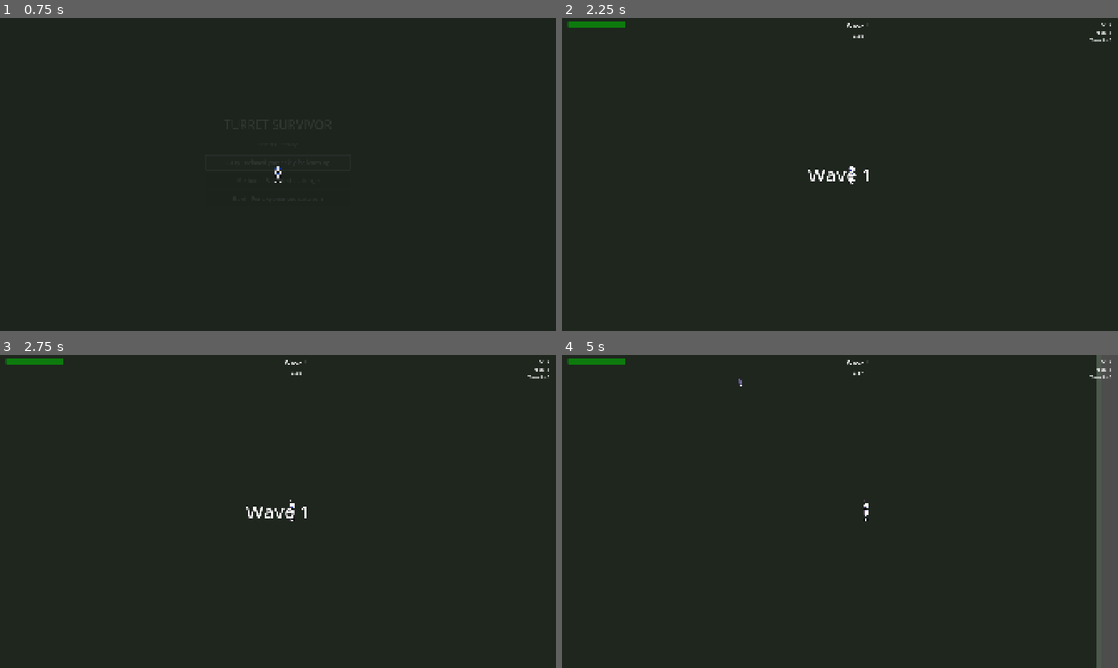
Above: before the commit, frames 1-4 (two rows, left to right).
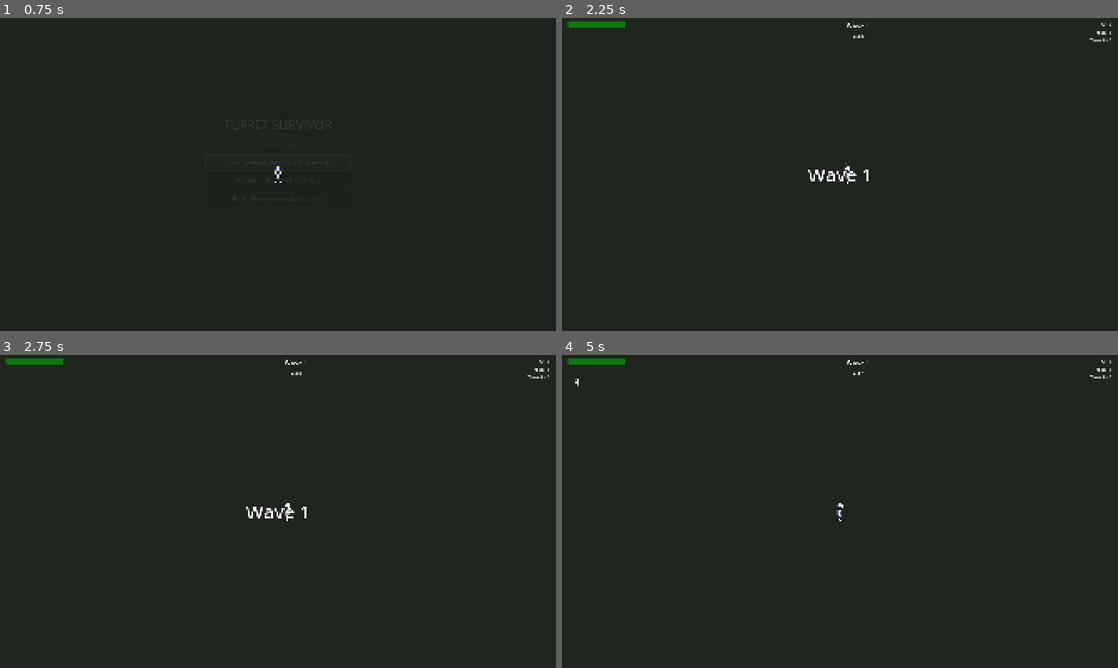
Above: after the commit, the same moments.

Repository: arebolledo2/turret-game
Game: Godot game, scene res://scenes/main.tscn
Two runs of this game, one before a commit and one after it. Both use one fixed random seed, a clock stepped at 60 frames per second and the inputs below.
Inputs (mouse positions are in pixels of both pictures, inside the frame that each line leads up to):
- Up to frame 1 (0.75 s): click "Easy - Relaxed gameplay for l…" at 0.5 s
- Up to frame 2 (2.25 s): click "Continue to Wave" at 1.25 s; tap Enter at 2 s; move the mouse to (962, 158) at 2.02 s; hold D (move_right) from 2.03 s (still down); tap F (pickup_turret) at 2.1 s; click (962, 158) at 2.17 s
- Up to frame 3 (2.75 s): keep holding D (move_right)
- Up to frame 4 (5 s): release D (move_right) at 2.75 s; tap Space at 2.75 s; drag from (728, 527) to (812, 574) at 2.77 s; tap Enter at 3.5 s; move the mouse to (895, 442) at 3.52 s; hold D (move_right) 3.53-4.25 s; hold Shift 3.53-4.25 s; drag from (812, 574) to (673, 464) at 4.27 s

Frame 1 is identical in both runs. In frame 2, less than 0.1% of the frame differs, in the area x 50-53%, y 46-54%; in frame 3, less than 0.1%; in frame 4, 4.0%, in the area x 2-100%, y 0-100%.

Commit message:
⚖️ Balance tweaks + fix spawn system + update tests for shop flow

Diff:
--- a/scripts/autoload/globals.gd
+++ b/scripts/autoload/globals.gd
@@ -85,7 +85,7 @@
 		"sprite_folder": "res://assets/sprites/enemy_tiny",
 		"base_stats": {
 			"health": 15.0,
-			"speed": 180.0,
+			"speed": 120.0,
 			"contact_damage": 15.0,
 			"xp_value": 5,
 			"scale": 1.0,
@@ -102,7 +102,7 @@
 		"sprite_folder": "res://assets/sprites/enemy_tiny",  # TODO: Replace with 64px sprites
 		"base_stats": {
 			"health": 30.0,
-			"speed": 150.0,
+			"speed": 100.0,
 			"contact_damage": 33.0,
 			"xp_value": 10,
 			"scale": 1.5,  # Scale up the tiny sprite for now
@@ -119,7 +119,7 @@
 		"color_tint": Color(0.6, 0.9, 1.0),  # Light blue tint
 		"base_stats": {
 			"health": 15.0,
-			"speed": 250.0,
+			"speed": 170.0,
 			"contact_damage": 20.0,
 			"xp_value": 8,
 			"scale": 1.2,
@@ -136,7 +136,7 @@
 		"color_tint": Color(0.8, 0.5, 0.3),  # Brown/rust tint
 		"base_stats": {
 			"health": 120.0,
-			"speed": 80.0,
+			"speed": 55.0,
 			"contact_damage": 50.0,
 			"xp_value": 25,
 			"scale": 2.0,  # Much bigger
@@ -153,7 +153,7 @@
 		"color_tint": Color(1.0, 0.4, 0.2),  # Orange/red tint
 		"base_stats": {
 			"health": 20.0,
-			"speed": 180.0,
+			"speed": 120.0,
 			"contact_damage": 25.0,
 			"xp_value": 15,
 			"scale": 1.3,
@@ -172,7 +172,7 @@
 		"color_tint": Color(0.7, 1.0, 0.7),  # Light green tint
 		"base_stats": {
 			"health": 8.0,
-			"speed": 200.0,
+			"speed": 135.0,
 			"contact_damage": 10.0,
 			"xp_value": 3,
 			"scale": 0.5,
@@ -204,7 +204,7 @@
 		"base_stats": {
 			"damage": 15.0,
 			"fire_rate": 2.0,
-			"range": 400.0,
+			"range": 250.0,
 			"rotation_speed": 300.0,
 			"projectile_speed": 700.0,
 			"pierce": 0,
@@ -220,7 +220,7 @@
 		"base_stats": {
 			"damage": 45.0,
 			"fire_rate": 0.5,
-			"range": 800.0,
+			"range": 500.0,
 			"rotation_speed": 120.0,
 		}
 	},
@@ -233,7 +233,7 @@
 		"base_stats": {
 			"damage": 8.0,
 			"fire_rate": 2.5,
-			"range": 350.0,
+			"range": 220.0,
 			"rotation_speed": 300.0,
 			"projectile_speed": 600.0,
 			"pierce": 99,  # Effectively infinite - passes through enemies
@@ -252,7 +252,7 @@
 		"base_stats": {
 			"damage": 20.0,
 			"fire_rate": 1.0,
-			"range": 450.0,
+			"range": 280.0,
 			"rotation_speed": 280.0,
 			"projectile_speed": 550.0,
 			"pierce": 0,  # Explodes on first enemy
@@ -268,7 +268,7 @@
 		"base_stats": {
 			"damage": 12.0,
 			"fire_rate": 1.5,  # Pulse interval
-			"range": 200.0,  # Pulse radius
+			"range": 150.0,  # Pulse radius
 			"rotation_speed": 0.0,  # Doesn't rotate
 		}
 	},
@@ -281,10 +281,10 @@
 		"base_stats": {
 			"damage": 18.0,
 			"fire_rate": 1.2,
-			"range": 350.0,
+			"range": 220.0,
 			"rotation_speed": 200.0,
 			"chain_count": 3,
-			"chain_range": 150.0,
+			"chain_range": 120.0,
 			"chain_decay": 0.7,
 		}
 	},
@@ -540,13 +540,13 @@
 # =============================================================================
 # GAME CONSTANTS (Base values - modified by difficulty)
 # =============================================================================
-const ARENA_WIDTH: int = 1920
-const ARENA_HEIGHT: int = 1080
+const ARENA_WIDTH: int = 1400
+const ARENA_HEIGHT: int = 900
 const MAX_WAVES: int = 10
 
 # Player Constants
 const PLAYER_BASE_MAX_HEALTH: float = 100.0
-const PLAYER_SPEED: float = 300.0
+const PLAYER_SPEED: float = 200.0
 const PLAYER_PICKUP_RADIUS: float = 50.0
 const PLAYER_INVINCIBILITY_TIME: float = 0.5
 const PLAYER_WEAPON_DAMAGE: float = 5.0
@@ -579,7 +579,7 @@
 
 # Enemy Base Constants (Wave 1)
 const ENEMY_BASE_HEALTH: float = 30.0
-const ENEMY_BASE_SPEED: float = 150.0
+const ENEMY_BASE_SPEED: float = 100.0
 const ENEMY_BASE_CONTACT_DAMAGE: float = 33.0
 
 # Computed enemy scaling factors
--- a/scripts/enemy_spawner.gd
+++ b/scripts/enemy_spawner.gd
@@ -6,8 +6,11 @@
 var spawn_zones: Array[Rect2] = []
 var spawn_timer: Timer
 var enemies_to_spawn: int = 0
+var enemies_spawned: int = 0
 var current_wave: int = 0
 var is_spawning: bool = false
+var wave_duration: float = 0.0
+var wave_elapsed: float = 0.0
 
 # Enemy type spawning stats
 var enemies_spawned_by_type: Dictionary = {}  # Track spawns per type
@@ -25,43 +28,44 @@
 func setup_spawn_zones() -> void:
 	var half_width := Globals.ARENA_WIDTH / 2.0
 	var half_height := Globals.ARENA_HEIGHT / 2.0
-	var zone_width := 200.0
-	var zone_depth := 50.0
-	var offset := 30.0  # Spawn slightly outside arena
+	var zone_depth := 80.0  # How far from edge enemies can spawn
+	var inset := 20.0  # Small inset from the very edge
 
-	# Top edge (centered)
+	# Top edge (full width, spawn inside arena near top)
 	spawn_zones.append(Rect2(
-		-zone_width / 2, -half_height - offset - zone_depth,
-		zone_width, zone_depth
+		-half_width + inset, -half_height + inset,
+		Globals.ARENA_WIDTH - (inset * 2), zone_depth
 	))
 
-	# Bottom edge (centered)
+	# Bottom edge (full width, spawn inside arena near bottom)
 	spawn_zones.append(Rect2(
-		-zone_width / 2, half_height + offset,
-		zone_width, zone_depth
+		-half_width + inset, half_height - inset - zone_depth,
+		Globals.ARENA_WIDTH - (inset * 2), zone_depth
 	))
 
-	# Left edge (centered)
+	# Left edge (full height, spawn inside arena near left)
 	spawn_zones.append(Rect2(
-		-half_width - offset - zone_depth, -zone_width / 2,
-		zone_depth, zone_width
+		-half_width + inset, -half_height + inset,
+		zone_depth, Globals.ARENA_HEIGHT - (inset * 2)
 	))
 
-	# Right edge (centered)
+	# Right edge (full height, spawn inside arena near right)
 	spawn_zones.append(Rect2(
-		half_width + offset, -zone_width / 2,
-		zone_depth, zone_width
+		half_width - inset - zone_depth, -half_height + inset,
+		zone_depth, Globals.ARENA_HEIGHT - (inset * 2)
 	))
 
 func start_spawning(wave: int) -> void:
 	current_wave = wave
 	enemies_to_spawn = Globals.get_wave_enemy_count(wave)
+	enemies_spawned = 0
+	wave_duration = Globals.get_wave_duration(wave)
+	wave_elapsed = 0.0
 	enemies_spawned_by_type.clear()
 	is_spawning = true
 
-	# Calculate spawn interval
-	var spawn_interval := Globals.get_spawn_interval(wave)
-	spawn_timer.wait_time = spawn_interval
+	# Start with initial spawn interval (will dynamically adjust)
+	_update_spawn_interval()
 	spawn_timer.start()
 
 	# Spawn first enemy immediately
@@ -71,17 +75,56 @@
 	is_spawning = false
 	spawn_timer.stop()
 	enemies_to_spawn = 0
+	wave_elapsed = 0.0
+
+func _process(delta: float) -> void:
+	if is_spawning:
+		wave_elapsed += delta
+		# Dynamically update spawn interval as wave progresses
+		_update_spawn_interval()
+
+func _update_spawn_interval() -> void:
+	if wave_duration <= 0:
+		return
+
+	var remaining_enemies: int = enemies_to_spawn - enemies_spawned
+	if remaining_enemies <= 0:
+		return
+
+	# Progress from 0 to 1 throughout the wave
+	var progress := clampf(wave_elapsed / wave_duration, 0.0, 1.0)
+
+	# Ramping spawn rate: starts slow, ends fast
+	# At progress 0: spawn at 0.5x the "even" rate (slower start)
+	# At progress 1: spawn at 2.0x the "even" rate (fast finish)
+	var rate_multiplier := 0.5 + (progress * 1.5)
+
+	# Calculate the "even" interval to spawn all enemies over the full wave duration
+	# This gives us a baseline - if we spawned evenly, each enemy gets this much time
+	var even_interval: float = wave_duration / float(enemies_to_spawn)
+
+	# Apply the ramping multiplier
+	var adjusted_interval := even_interval / rate_multiplier
+
+	# Safety: as we approach the end, spawn faster to ensure completion
+	var remaining_time: float = wave_duration - wave_elapsed
+	if remaining_time > 0 and remaining_enemies > 0:
+		# Calculate the max interval we can use to finish on time (with 10% buffer)
+		var max_safe_interval := (remaining_time * 0.9) / float(remaining_enemies)
+		adjusted_interval = minf(adjusted_interval, max_safe_interval)
+
+	# Clamp to reasonable values (min 0.15s, max 3.0s)
+	spawn_timer.wait_time = clampf(adjusted_interval, 0.15, 3.0)
 
 func _on_spawn_timer_timeout() -> void:
-	if not is_spawning or enemies_to_spawn <= 0:
-		spawn_timer.stop()
+	if not is_spawning or enemies_to_spawn <= 0 or enemies_spawned >= enemies_to_spawn:
 		return
 
 	_spawn_random_enemy()
 
 func _spawn_random_enemy() -> void:
 	"""Select a random enemy type and spawn it (possibly multiple for swarm types)."""
-	if enemies_to_spawn <= 0:
+	if enemies_spawned >= enemies_to_spawn:
 		return
 
 	# Select random enemy type based on wave and weights
@@ -90,10 +133,10 @@
 
 	# Spawn the enemy (or multiple for swarm types)
 	for i in range(spawn_count):
-		if enemies_to_spawn <= 0:
+		if enemies_spawned >= enemies_to_spawn:
 			break
 		spawn_enemy(enemy_type)
-		enemies_to_spawn -= 1
+		enemies_spawned += 1
 
 		# Track spawn counts
 		enemies_spawned_by_type[enemy_type] = enemies_spawned_by_type.get(enemy_type, 0) + 1
--- a/scripts/turret.gd
+++ b/scripts/turret.gd
@@ -375,9 +375,6 @@
 	# spawn_particles()
 
 func _on_range_toggled(show_ranges: bool) -> void:
-	# Don't override pickup indicator if active
-	if is_in_pickup_range:
-		return
 	if show_ranges:
 		show_range()
 	else:
@@ -393,17 +390,18 @@
 
 func show_pickup_indicator() -> void:
 	is_in_pickup_range = true
-	if range_indicator:
-		# Set to pickup range and blue color
-		if range_indicator.has_method("set_radius"):
-			range_indicator.set_radius(Globals.TURRET_PICKUP_RANGE)
-		range_indicator.modulate = Color(0.5, 0.8, 1.0, Globals.TURRET_IN_RANGE_INDICATOR_ALPHA)
+	# Brighten the turret sprites to indicate it's in pickup range
+	if base_sprite:
+		base_sprite.modulate = base_sprite.modulate.lightened(0.4)
+	if weapon_sprite:
+		weapon_sprite.modulate = weapon_sprite.modulate.lightened(0.4)
 
 func hide_pickup_indicator() -> void:
 	is_in_pickup_range = false
-	if range_indicator:
-		# Reset to attack range and hide
-		if range_indicator.has_method("set_radius"):
-			range_indicator.set_radius(current_range)
-		range_indicator.modulate = Globals.get_turret_color(turret_type)
-		range_indicator.modulate.a = 0.0
+	# Reset sprites to normal brightness
+	var color = Globals.get_turret_color(turret_type)
+	if base_sprite:
+		base_sprite.modulate = color
+		base_sprite.modulate.v = 0.4  # Darken the base (same as setup_visuals)
+	if weapon_sprite:
+		weapon_sprite.modulate = Color.WHITE
--- a/tests/integration/test_game_manager.gd
+++ b/tests/integration/test_game_manager.gd
@@ -69,25 +69,60 @@
 	Events.difficulty_selected.emit(Globals.Difficulty.EASY)
 	await get_tree().process_frame
 
-	assert_eq(Globals.current_wave, 1, "First wave should be wave 1")
-
-
-# =============================================================================
-# WAVE ANNOUNCEMENT TESTS
-# =============================================================================
-
-func test_game_enters_wave_announcement():
-	Events.difficulty_selected.emit(Globals.Difficulty.EASY)
-	await get_tree().process_frame
-
+	# Wave starts at 0, increments to 1 when wave announcement starts (after shop)
+	# At this point we're in shop phase, wave is still 0
+	assert_eq(Globals.current_wave, 0, "Wave should be 0 during initial shop phase")
+
+
+# =============================================================================
+# SHOP PHASE TESTS
+# =============================================================================
+
+func test_game_enters_shop_after_difficulty():
+	Events.difficulty_selected.emit(Globals.Difficulty.EASY)
+	await get_tree().process_frame
+
+	assert_eq(game_manager.current_state, game_manager.GameState.SHOP,
+		"Should enter SHOP after difficulty selected")
+
+
+func test_shop_opened_signal_emitted():
+	watch_signals(Events)
+
+	Events.difficulty_selected.emit(Globals.Difficulty.EASY)
+	await get_tree().process_frame
+
+	assert_signal_emitted(Events, "shop_opened")
+
+
+# =============================================================================
+# WAVE ANNOUNCEMENT TESTS (after shop closes)
+# =============================================================================
+
+func test_game_enters_wave_announcement_after_shop():
+	Events.difficulty_selected.emit(Globals.Difficulty.EASY)
+	await get_tree().process_frame
+
+	# Verify we're in shop state
+	assert_eq(game_manager.current_state, game_manager.GameState.SHOP,
+		"Should be in SHOP after difficulty selected")
+
+	# Close shop to proceed to wave announcement (call method directly like shop_screen does)
+	game_manager.end_shop_phase()
+
+	# State should be WAVE_ANNOUNCEMENT immediately after calling end_shop_phase
 	assert_eq(game_manager.current_state, game_manager.GameState.WAVE_ANNOUNCEMENT,
-		"Should enter WAVE_ANNOUNCEMENT after difficulty selected")
-
-
-func test_wave_announcement_signal_emitted():
-	watch_signals(Events)
-
-	Events.difficulty_selected.emit(Globals.Difficulty.EASY)
+		"Should enter WAVE_ANNOUNCEMENT after shop closed")
+
+
+func test_wave_announcement_signal_emitted_after_shop():
+	watch_signals(Events)
+
+	Events.difficulty_selected.emit(Globals.Difficulty.EASY)
+	await get_tree().process_frame
+
+	# Close shop to trigger wave announcement
+	game_manager.end_shop_phase()
 	await get_tree().process_frame
 
 	assert_signal_emitted(Events, "wave_announcement_started")
@@ -100,6 +135,10 @@
 
 func test_combat_starts_after_announcement():
 	Events.difficulty_selected.emit(Globals.Difficulty.EASY)
+	await get_tree().process_frame
+
+	# Close shop to proceed to wave announcement
+	game_manager.end_shop_phase()
 	await get_tree().process_frame
 
 	# Wait for announcement timer to finish (1.5 seconds + buffer)
@@ -119,6 +158,10 @@
 	watch_signals(Events)
 
 	Events.difficulty_selected.emit(Globals.Difficulty.EASY)
+	await get_tree().process_frame
+
+	# Close shop to proceed
+	game_manager.end_shop_phase()
 
 	# Wait for combat to start
 	var start_time = Time.get_ticks_msec()
@@ -168,9 +211,14 @@
 func test_time_survived_increments():
 	Events.difficulty_selected.emit(Globals.Difficulty.EASY)
 	await get_tree().process_frame
+
+	# Close shop to start the game properly
+	game_manager.end_shop_phase()
+	await get_tree().process_frame
+
 	Globals.time_survived = 0.0
 
-	# Process some frames
+	# Process some frames while game is active
 	for i in range(10):
 		await get_tree().process_frame
 
